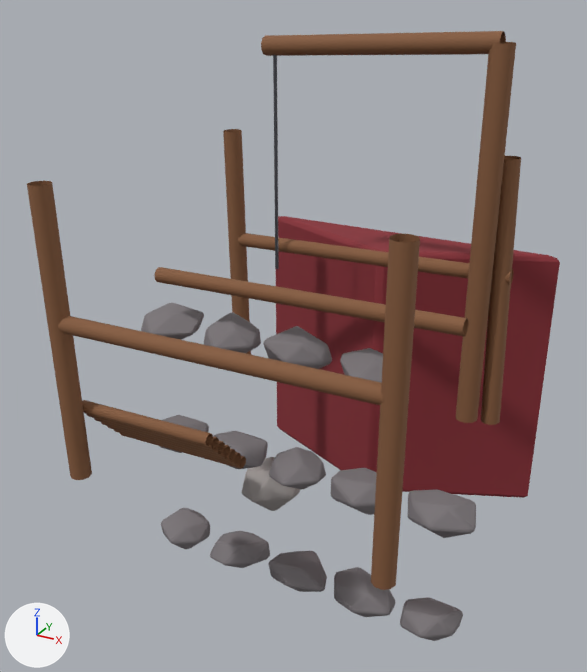
An edit to the glTF model models/buildings/builders_yard.glb, drawn before and after from the same camera.
Rendered twice from a camera (50 mm lens) standing at (3.16, -5.82, 4.13) and looking at (-0.22, 0.32, 1.06). The axes (+X, +Y, +Z) are drawn at lower left. The lights are the same throughout. The older version comes first. Where no turn or scale is listed for an object, it has been applied to the vertices.

Script lines for the objects in view, before the commit:
```python
me_icosphere_006 = bpy.data.meshes.new('Icosphere.006')
me_icosphere_006.from_pydata(...)  # 78 vertices, 152 faces; spans x -0.343..0.357, y -0.247..0.292, z -0.143..0.134
me_icosphere_006.materials.append(mat_stone)  # grey #7c7679
me_icosphere_008 = bpy.data.meshes.new('Icosphere.008')
me_icosphere_008.from_pydata(...)  # 104 vertices, 204 faces; spans x -0.351..0.302, y -0.301..0.263, z -0.174..0.149
me_icosphere_008.materials.append(mat_stone)  # grey #7c7679
me_scaffoldrail = bpy.data.meshes.new('ScaffoldRail')
me_scaffoldrail.from_pydata(...)  # 130 vertices, 240 faces; spans x -1.5..1.5, y 1.28..1.42, z 1.48..1.69
me_scaffoldrail.materials.append(mat_wood)  # brown #865b3c
ob_scaffoldrail = bpy.data.objects.new('ScaffoldRail', me_scaffoldrail)
ob_scaffoldrail.location = (0.0, 0.0, 0.0)
ob_yardstone_6 = bpy.data.objects.new('YardStone_6', me_icosphere_006)
ob_yardstone_6.location = (-0.78, 0.15, -0.25)
ob_yardstone_8 = bpy.data.objects.new('YardStone_8', me_icosphere_008)
ob_yardstone_8.location = (0.66, 0.15, -0.25)
# also in view: 'YardStone_1' at (-0.79, 0.15, -1.49); 'CraneMast' at (1.25, 1.2, 1.9); 'LooseTimber.006' at (-0.8, -1.22, 0.74); 'YardStone_13' at (0.65, 0.14, 1.01); 'YardStone_2' at (-0.04, 0.19, -1.51)
```
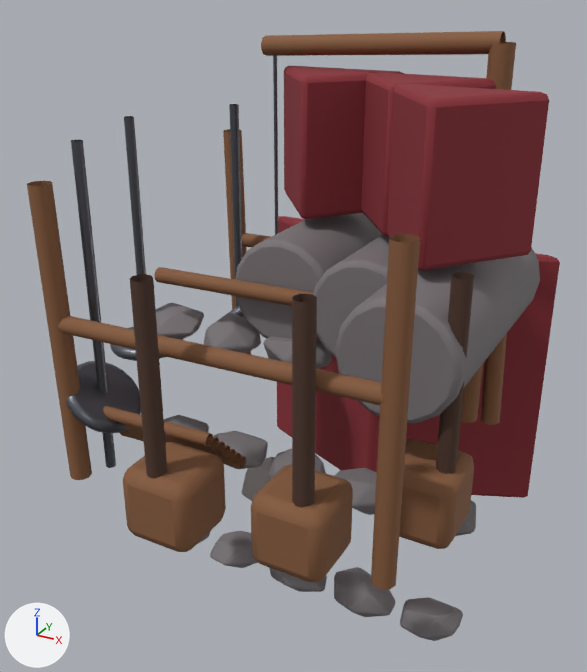
Location of each change, [x1, y1, x2, y2] in pixels of the pictures (587 x 672 px):
'L10TurretRoof', added (red): after [387, 83, 549, 270]
'L10Turret', added: after [335, 247, 540, 423]
'L8TurretRoof', added (red): after [284, 66, 404, 219]
'L3SupplyCrate', added (brown): after [251, 465, 353, 582]
'L4SupplyCrate', added (brown): after [123, 442, 226, 552]
'L8Turret', added: after [235, 213, 383, 339]
'L2SupplyCrate', added (brown): after [399, 439, 474, 549]
'L9TurretRoof', added (red): after [361, 72, 496, 237]
'L3Reinforcement', added (brown): after [292, 294, 317, 508]
'L4Reinforcement', added (brown): after [130, 274, 167, 479]
'L9Turret', added: after [313, 235, 389, 358]
'L5ArmorRack', added: after [66, 361, 141, 434]
'L5Standard', added: after [71, 140, 116, 468]
'L2Reinforcement', added (brown): after [436, 272, 474, 474]
'L6Standard', added: after [124, 116, 146, 275]
'L7Standard', added: after [229, 104, 244, 318]
'L6ArmorRack', added: after [110, 327, 183, 361]
'L7ArmorRack', added (mostly hidden): after [220, 306, 245, 319]
'CraneMast', unchanged, covered by the edit: before [456, 42, 516, 423]; after [461, 42, 516, 423]
'ScaffoldPost.002', unchanged, covered by the edit: before [481, 156, 521, 425]; after [481, 333, 507, 425]
'ScaffoldRail', unchanged, covered by the edit: before [238, 233, 514, 285]; after [242, 233, 271, 247]
'YardStone_9', unchanged, covered by the edit: before [408, 489, 476, 538]; after [456, 500, 476, 536]

What changed in the scene script:
```text
Add ob_l10turretroof:
    ob_l10turretroof = bpy.data.objects.new('L10TurretRoof', me_l10turretroof)  # 26 vertices, 38 faces; spans x -0.625..0.625, y -0.775..0.0, z -0.625..0.625; in mat_cloth (red #892c35)
    ob_l10turretroof.location = (1.21, 0.44, 2.75)
Add ob_l10turret:
    ob_l10turret = bpy.data.objects.new('L10Turret', me_cylinder_005)  # 96 vertices, 188 faces; spans x -0.5..0.5, y -1.2..1.2, z -0.5..0.5; in mat_stone (grey #7c7679)
    ob_l10turret.location = (1.21, 0.44, 1.55)
Add ob_l9turretroof:
    ob_l9turretroof = bpy.data.objects.new('L9TurretRoof', me_l10turretroof.copy())
    ob_l9turretroof.location = (0.65, 1.12, 2.75)
Add ob_l9turret:
    ob_l9turret = bpy.data.objects.new('L9Turret', me_cylinder_005.copy())
    ob_l9turret.location = (0.65, 1.12, 1.55)
Add ob_l8turretroof:
    ob_l8turretroof = bpy.data.objects.new('L8TurretRoof', me_l10turretroof.copy())
    ob_l8turretroof.location = (-0.22, 1.27, 2.75)
Add ob_l8turret:
    ob_l8turret = bpy.data.objects.new('L8Turret', me_cylinder_005.copy())
    ob_l8turret.location = (-0.22, 1.27, 1.55)
Add ob_l7standard:
    ob_l7standard = bpy.data.objects.new('L7Standard', me_l7standard_001)  # 130 vertices, 240 faces; spans x -1.36..-1.27, y 1.06..1.15, z 0.1..3.0; in mat_iron (dark grey #5f6169)
    ob_l7standard.location = (0.0, 0.0, 0.0)
Add ob_l7armorrack:
    ob_l7armorrack = bpy.data.objects.new('L7ArmorRack', me_cylinder_002)  # 120 vertices, 236 faces; spans x -0.293..0.293, y -0.36..0.36, z -0.257..0.257; in mat_iron (dark grey #5f6169)
    ob_l7armorrack.location = (-1.32, 1.11, 0.8)
Add ob_l6standard:
    ob_l6standard = bpy.data.objects.new('L6Standard', me_l6standard_001)  # 130 vertices, 240 faces; spans x -1.76..-1.67, y -0.04..0.04, z 0.1..3.0; in mat_iron (dark grey #5f6169)
    ob_l6standard.location = (0.0, 0.0, 0.0)
Add ob_l6armorrack:
    ob_l6armorrack = bpy.data.objects.new('L6ArmorRack', me_cylinder_001)  # 120 vertices, 236 faces; spans x -0.36..0.36, y -0.36..0.36, z -0.06..0.06; in mat_iron (dark grey #5f6169)
    ob_l6armorrack.location = (-1.72, 0.0, 0.8)
Add ob_l5standard:
    ob_l5standard = bpy.data.objects.new('L5Standard', me_l5standard_001)  # 130 vertices, 240 faces; spans x -1.36..-1.27, y -1.15..-1.06, z 0.1..3.0; in mat_iron (dark grey #5f6169)
    ob_l5standard.location = (0.0, 0.0, 0.0)
Add ob_l5armorrack:
    ob_l5armorrack = bpy.data.objects.new('L5ArmorRack', me_cylinder)  # 120 vertices, 236 faces; spans x -0.294..0.294, y -0.36..0.36, z -0.256..0.256; in mat_iron (dark grey #5f6169)
    ob_l5armorrack.location = (-1.32, -1.1, 0.8)
Add ob_l4supplycrate:
    ob_l4supplycrate = bpy.data.objects.new('L4SupplyCrate', me_cube_002)  # 56 vertices, 108 faces; spans x -0.31..0.31, y -0.31..0.31, z -0.31..0.31; in mat_wood (brown #865b3c)
    ob_l4supplycrate.location = (-0.27, -1.52, 0.38)
Add ob_l4reinforcement:
    ob_l4reinforcement = bpy.data.objects.new('L4Reinforcement', me_l4reinforcement_001)  # 130 vertices, 240 faces; spans x -0.38..-0.22, y -1.77..-1.62, z 0.15..2.25; in mat_wood_dark (brown #4d3529)
    ob_l4reinforcement.location = (0.0, 0.0, 0.0)
Add ob_l3supplycrate:
    ob_l3supplycrate = bpy.data.objects.new('L3SupplyCrate', me_cube_002.copy())
    ob_l3supplycrate.location = (0.77, -1.34, 0.38)
Add ob_l3reinforcement:
    ob_l3reinforcement = bpy.data.objects.new('L3Reinforcement', me_l3reinforcement_001)  # 130 vertices, 240 faces; spans x 0.78..0.94, y -1.57..-1.41, z 0.15..2.25; in mat_wood_dark (brown #4d3529)
    ob_l3reinforcement.location = (0.0, 0.0, 0.0)
Add ob_l2supplycrate:
    ob_l2supplycrate = bpy.data.objects.new('L2SupplyCrate', me_cube_002.copy())
    ob_l2supplycrate.location = (1.45, -0.53, 0.38)
Add ob_l2reinforcement:
    ob_l2reinforcement = bpy.data.objects.new('L2Reinforcement', me_l2reinforcement_001)  # 130 vertices, 240 faces; spans x 1.54..1.7, y -0.67..-0.51, z 0.15..2.25; in mat_wood_dark (brown #4d3529)
    ob_l2reinforcement.location = (0.0, 0.0, 0.0)
```
